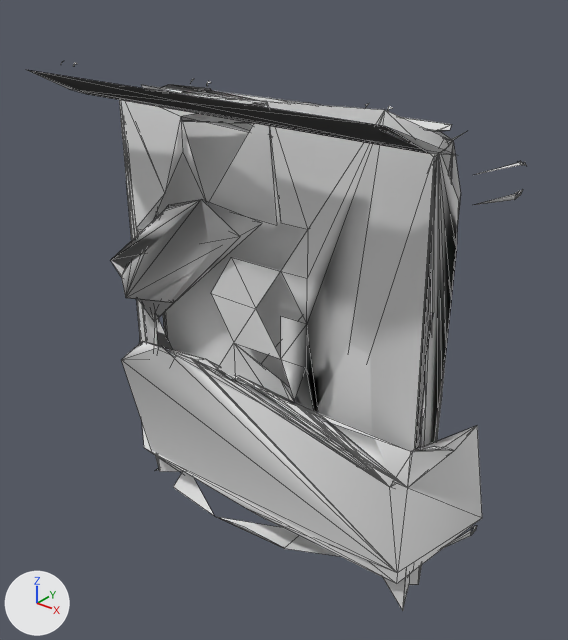
An edit to the OBJ model datasets/ModelNet9/bed/test/bed_0517.obj, drawn before and after from the same camera.
Camera for both pictures: a 50 mm lens placed at (75.9, -89.8, 59.7), pointed at (2.0, 2.5, 2.5). The lights are fixed; the arrows at lower left show +X, +Y and +Z. Mesh edges are drawn as thin lines. Where no turn or scale is listed for an object, it has been applied to the vertices. Vertices at the same position are counted once.

Before the edit, the objects in view are built like this:
```python
me_bed_0517 = bpy.data.meshes.new('bed_0517')
me_bed_0517.from_pydata(...)  # 1205 vertices, 461 faces, 790 loose edges; spans x -38.4..38.1, y -18.3..18.2, z -44.9..47.2
ob_bed_0517 = bpy.data.objects.new('bed_0517', me_bed_0517)
ob_bed_0517.location = (0.0, 0.0, 0.0)
```
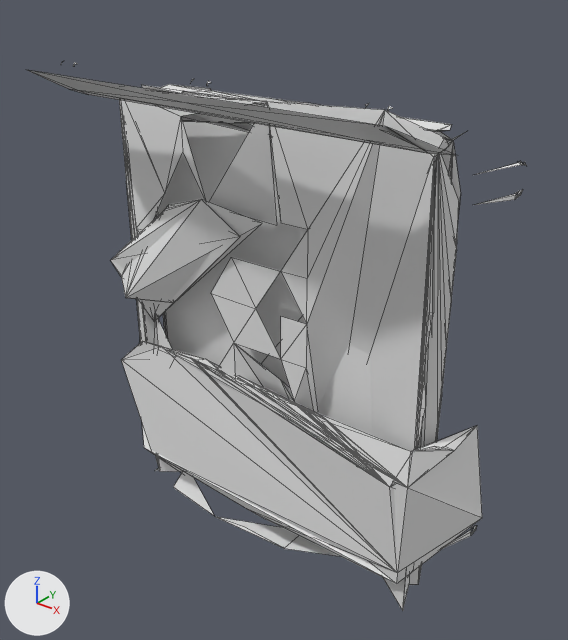
The newer file is also rescaled (x0.0109) as a whole; pictures and numbers use the older file's frame.

The change, as a diff of the scene's bpy script:
```diff
--- a/datasets/ModelNet9/bed/test/bed_0517.obj.py
+++ b/datasets/ModelNet9/bed/test/bed_0517.obj.py
@@ me_bed_0517 @@
 # used by ob_bed_0517; location = (0.0, 0.0, 0.0)
-me_bed_0517.from_pydata(...)  # 1205 vertices, 461 faces, 790 loose edges; spans x -38.4..38.1, y -18.3..18.2, z -44.9..47.2
+me_bed_0517.from_pydata(...)  # 1126 vertices, 453 faces, 790 loose edges; spans x -38.4..38.1, y -18.3..18.2, z -44.9..47.2
+# me_bed_0517 part 1
+# 58 vertices are removed from x -30.9..30.9, y -13.2..4.6, z -41.9..42.9
+# 18 faces are deleted
+# 51 loose edges are deleted
+# 13 loose edges are added
+# 10 new faces join them
+# me_bed_0517 part 2: the surface is now shaded flat
```

Pixel boxes (x1, y1, x2, y2) of what changed, in the pictures (568 x 640 px):
part 1 of me_bed_0517, cut back: before (136, 91, 450, 470); after (136, 91, 450, 344)
